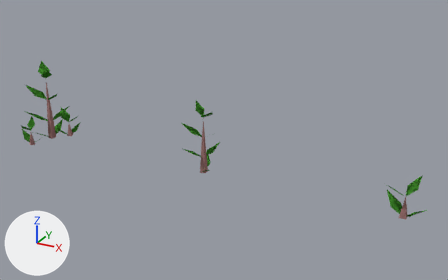
One commit to the Blender file crops/plants/bricks/bricks.blend: the scene before it, then after it.
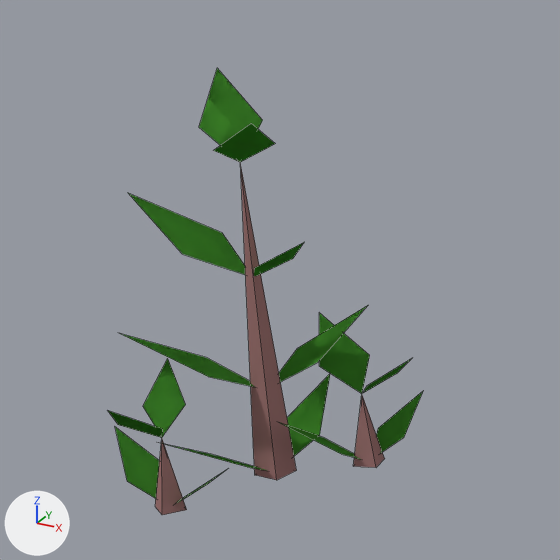
Old and new are each drawn whole from a camera (50 mm lens) standing at (1.24, -7.45, 4.05) and looking at (-2.68, 0.05, 0.56) and again close up on the part from 0% to 24% of the width and 17% to 55% of the height. Every picture has the same lights, and +X, +Y and +Z are marked at lower left. The close-ups show mesh edges as thin lines. Objects named as collision shapes, trigger or cutter boxes, shadow casters or lower levels of detail are left out.

Names of what the first close-up shows: 'stem.019'.
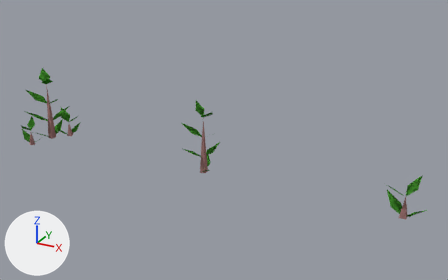
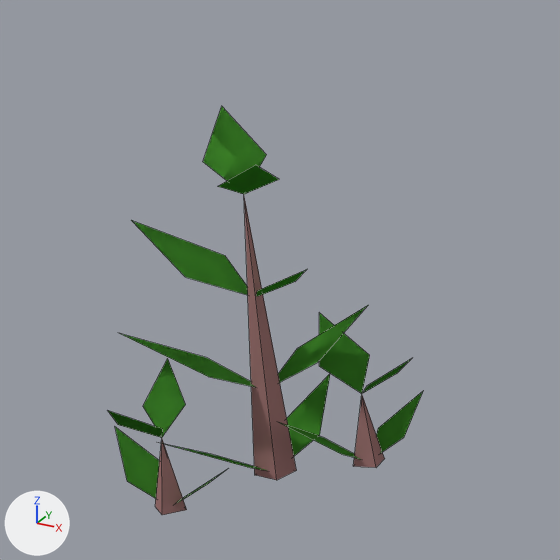
Boxes (x1, y1, x2, y2) around the edits, measured in the close-ups (560 x 560 px; the box of a moved part takes in the faces that stretch with it):
'stem.019', reshaped (8% shorter): before (107, 68, 423, 515); after (107, 106, 423, 515)
part 1 of me_cube_412, moved or reshaped: before (199, 68, 296, 480); after (203, 106, 296, 480)
part 2 of me_cube_412, moved or reshaped: before (128, 193, 304, 276); after (131, 220, 307, 296)

Edits to the bpy script that builds the scene:
```text
Change me_cube_412:
    where me_cube_412.from_pydata(...)  # 143 vertices, 47 faces; spans x -0.485..0.527, y -0.758..0.524, z 0.0..1.48
    used by ob_stem_019; location = (-6.0, 0.0, 0.0); scale = (0.88, 0.88, 0.88)
    me_cube_412 part 1: all 17 vertices in x -0.33..0.377, y -0.316..0.277, z 1.204..1.48 are scaled about the mesh origin by (1, 1, 0.9)
    me_cube_412 part 2: all 16 vertices in x -0.485..0.405, y -0.161..0.093, z 0.768..1.044 are scaled about the mesh origin by (1, 1, 0.9)
```
